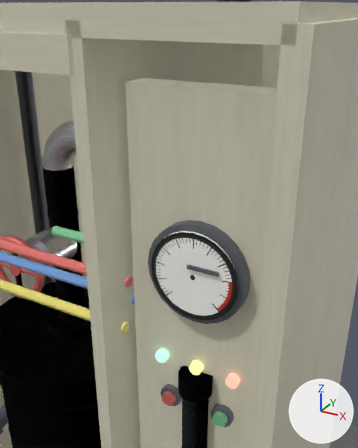
Two versions of the glTF model content/unitC/models/unitC.glb, one commit apart.
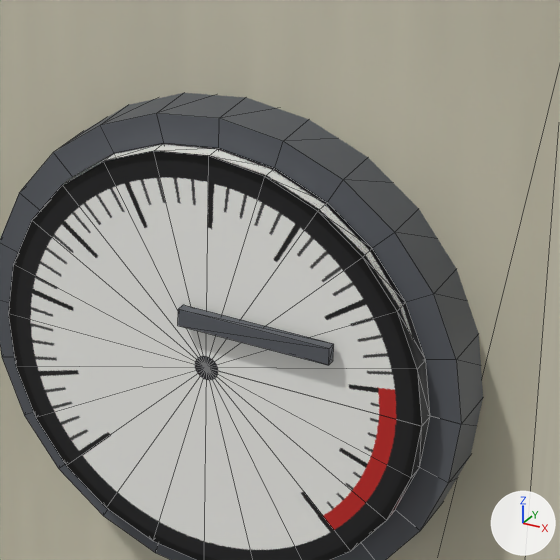
Each version is shown from a camera (50 mm lens) standing at (0.837, -1.06, 1.07) and looking at (0.432, -0.323, 0.701), then close up on the part from 42% to 74% of the width and 45% to 71% of the height. Every picture has the same lights, and +X, +Y and +Z are marked at lower right. The older version's two pictures come first. The close-ups show mesh edges as thin lines. Vertices at exactly the same position are counted once.

Before the edit, the objects in view are built like this:
```python
ob_cabinet = bpy.data.objects.new('cabinet', me_cabinet)
ob_cabinet.location = (0.0, 0.0, 0.0)
ob_control_panel = bpy.data.objects.new('control_panel', me_control_panel)
ob_control_panel.location = (0.48, -0.3, 0.0)
ob_gauge = bpy.data.objects.new('gauge', me_gauge)
ob_gauge.location = (0.48, -0.34, 0.62)
```
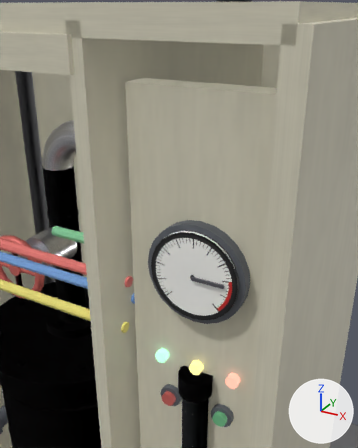
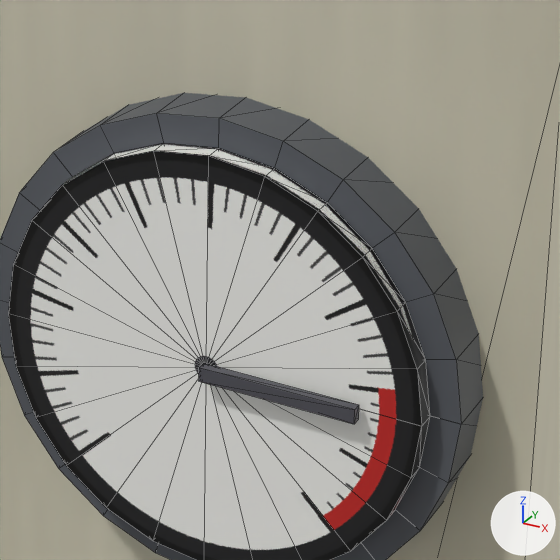
What differs and where, as boxes [x1, y1, x2, y2] in the close-ups (560 x 560 px; the box of a moved part takes in the faces that stretch with it):
```json
{"part": 1, "of": "me_gauge", "change": "moved or reshaped", "before": [178, 305, 334, 365], "after": [199, 363, 359, 424]}
```

The change, as JSON lines over the scene's bpy script:
```json
{"op": "add", "block": "mat_needle", "code": ["mat_needle = principled_material('needle')", "mat_needle.base_color = (0.1, 0.1, 0.12)  # dark grey #595961", "mat_needle.metallic = 0.2"]}
{"block": "me_gauge", "where": "me_gauge.from_pydata(...)  # 111 vertices, 204 faces; spans x -0.1..0.1, y -0.026..0.032, z -0.1..0.1"}
{"block": "me_gauge", "where": "# used by ob_gauge; location = (0.48, -0.34, 0.62)"}
{"block": "me_gauge", "change": "me_gauge part 1: the loose piece of 8 vertices spanning x -0.009..0.053, y -0.026..-0.022, z 0.019..0.025 is moved by (0.01, 0.0, -0.022), in mat_needle (dark grey #595961)"}
{"op": "add", "block": "me_gauge", "code": "me_gauge.materials.append(mat_needle)  # dark grey #595961"}
```
